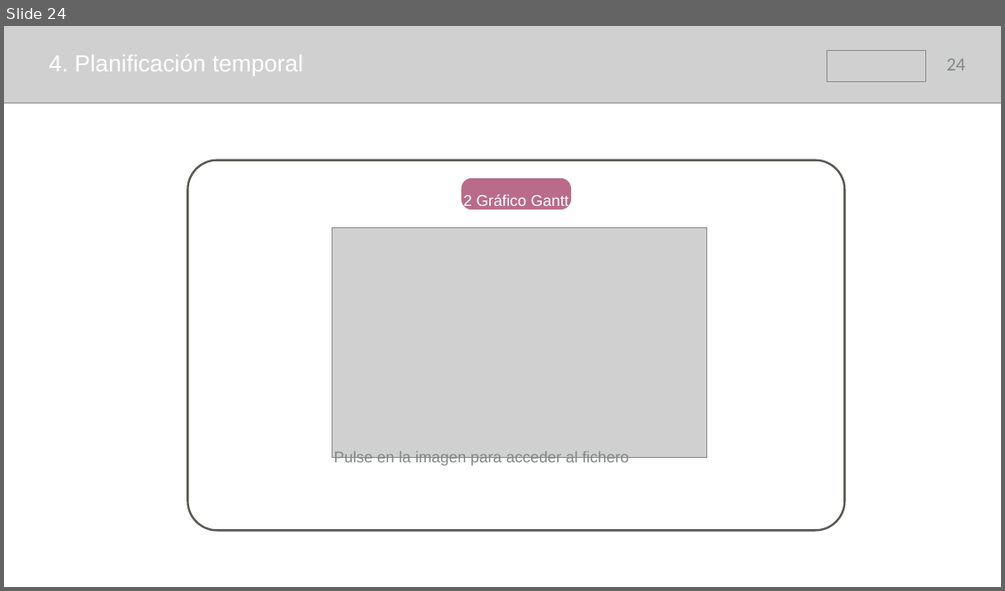
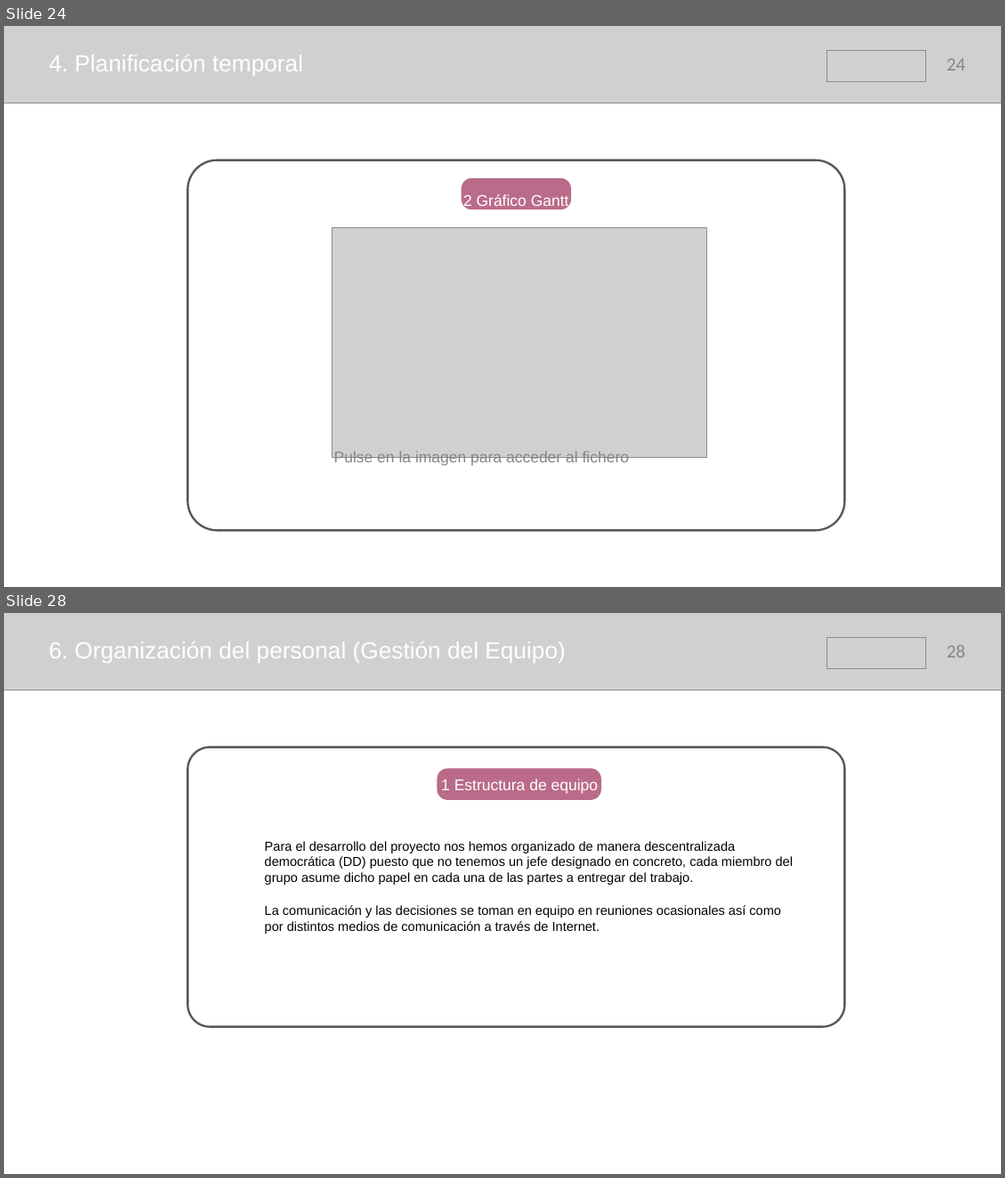
Before and after one commit to samusolo/iDoctor, a slide deck: Plan de proyecto.pptx. Shown one above the other, each under a label of ours: slide 24 before the commit, slides 24 and 28 after it; the slides between them are not shown. The pictures are 1005x591 and 1005x1178 pixels, drawn with LibreOffice and Linux fonts; fonts in the diff are those of the drawing; grey boxes stand for pictures. Boxes give left, top, right and bottom in pixels: in the first picture for what was removed or moved away, otherwise in the second. Text is boxed around its words. In the diff, an @@ line names an element or a change of style, - is before the commit and + after.

```diff
--- a/Plan de proyecto.pptx
+++ b/Plan de proyecto.pptx
@@ slide 28 added at [4,613,1001,1174], background #FFFFFF @@
@@ picture added at [4,613,1001,690] @@
@@ picture added at [826,637,925,669] @@
@@ text added at [48,641,565,663], 45 pt, text #FFFFFF @@
+6. Organización del personal (Gestión del Equipo)
@@ page number added at [947,645,965,657], 36 pt, text #838787 @@
+28
@@ rounded rectangle added at [187,747,844,1027], outline #5B5854 4 pt @@
@@ rounded rectangle added at [437,768,601,800], fill #BA6B89 @@
@@ text added at [441,779,599,794], 30 pt, text #FFFFFF @@
+1 Estructura de equipo
@@ text added at [265,841,793,933], 25 pt, text #00000A @@
+Para el desarrollo del proyecto nos hemos organizado de manera descentralizada democrática (DD) puesto que no tenemos un jefe designado en concreto, cada miembro del grupo asume dicho papel en cada una de las partes a entregar del trabajo.
+La comunicación y las decisiones se toman en equipo en reuniones ocasionales así como por distintos medios de comunicación a través de Internet.
```
Also in this commit, not shown: 2 slides changed, 4 other slides added, 11 slides removed.
